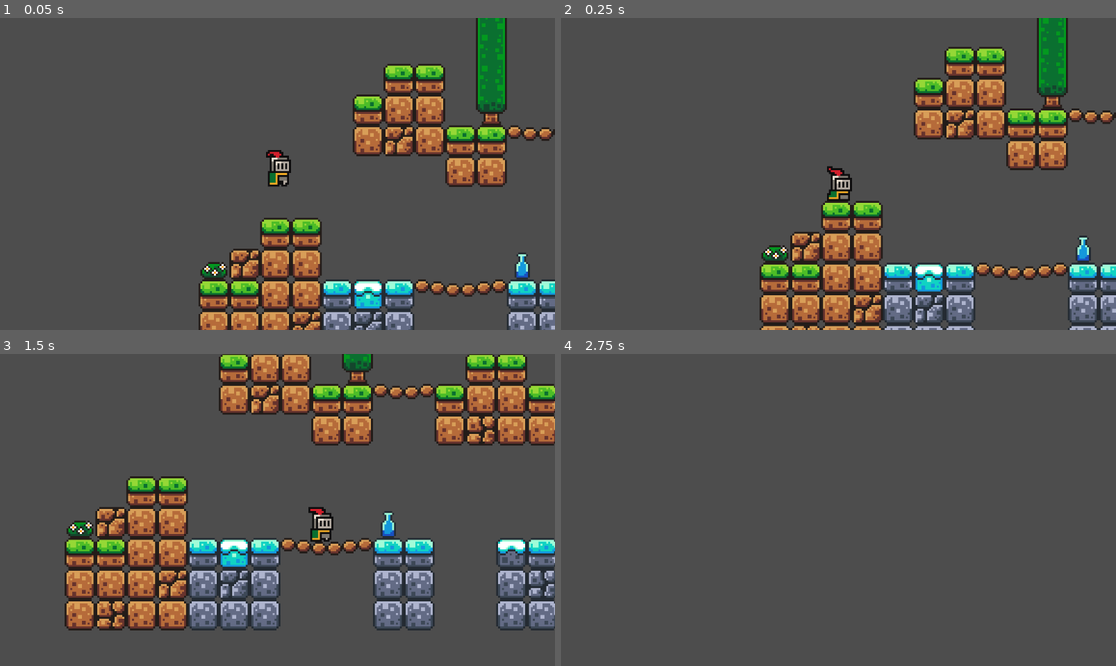
Above: before the commit, frames 1-4 (two rows, left to right).
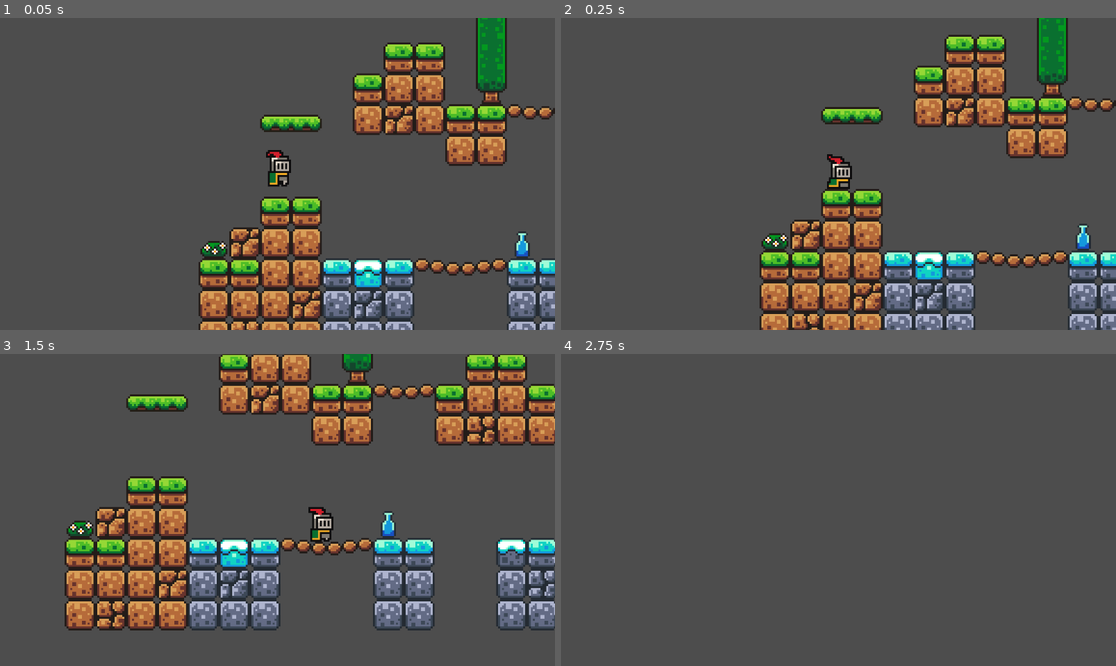
Above: after the commit, the same moments.

Repository: kuroiarashi/hello-godot
Game: Godot game, scene res://scenes/game.tscn
Two runs of this game, one before a commit and one after it. Both use one fixed random seed, a clock stepped at 60 frames per second and the inputs below.
Inputs:
- Up to frame 1 (0.05 s): no input
- Up to frame 2 (0.25 s): no input
- Up to frame 3 (1.5 s): tap Enter (ui_accept) at 0.5, 0.77 s; hold Right (ui_right) from 0.53 s (still down)
- Up to frame 4 (2.75 s): tap Enter (ui_accept) at 1.52 s; release Right (ui_right) at 2.03 s; hold Left (ui_left) from 2.03 s (still down)

The runs differ from the first frame. In frame 1, 22% of the frame differs, in the area x 35-100%, y 0-100%; in frame 2, 22%; in frame 3, 0.6%; in frame 4, nothing differs.

Commit message:
Added stationary and moving platforms to World 1.0

Diff:
--- a/scenes/game.tscn
+++ b/scenes/game.tscn
@@ -1,7 +1,8 @@
-[gd_scene load_steps=5 format=3 uid="uid://crtetq70crfex"]
+[gd_scene load_steps=9 format=3 uid="uid://crtetq70crfex"]
 
 [ext_resource type="PackedScene" uid="uid://dkyw54v7l2ub7" path="res://scenes/player.tscn" id="1_uvvy2"]
 [ext_resource type="Texture2D" uid="uid://4scdx87g7eae" path="res://assets/sprites/world_tileset.png" id="2_5ss1h"]
+[ext_resource type="PackedScene" uid="uid://btyrer0tvplqi" path="res://scenes/platform.tscn" id="3_xff0t"]
 
 [sub_resource type="TileSetAtlasSource" id="TileSetAtlasSource_ynqm2"]
 texture = ExtResource("2_5ss1h")
@@ -407,18 +408,69 @@
 physics_layer_0/collision_layer = 1
 sources/0 = SubResource("TileSetAtlasSource_ynqm2")
 
+[sub_resource type="Animation" id="Animation_sxd2v"]
+resource_name = "move"
+length = 1.5
+loop_mode = 2
+tracks/0/type = "value"
+tracks/0/imported = false
+tracks/0/enabled = true
+tracks/0/path = NodePath(".:position")
+tracks/0/interp = 1
+tracks/0/loop_wrap = true
+tracks/0/keys = {
+"times": PackedFloat32Array(0, 1.5),
+"transitions": PackedFloat32Array(1, 1),
+"update": 0,
+"values": [Vector2(400, 69), Vector2(495, 69)]
+}
+
+[sub_resource type="Animation" id="Animation_oae0w"]
+length = 0.001
+tracks/0/type = "value"
+tracks/0/imported = false
+tracks/0/enabled = true
+tracks/0/path = NodePath(".:position")
+tracks/0/interp = 1
+tracks/0/loop_wrap = true
+tracks/0/keys = {
+"times": PackedFloat32Array(0),
+"transitions": PackedFloat32Array(1),
+"update": 0,
+"values": [Vector2(400, 69)]
+}
+
+[sub_resource type="AnimationLibrary" id="AnimationLibrary_8goqn"]
+_data = {
+"RESET": SubResource("Animation_oae0w"),
+"move": SubResource("Animation_sxd2v")
+}
+
 [node name="Game" type="Node2D"]
 
 [node name="TileMap" type="TileMap" parent="."]
 tile_set = SubResource("TileSet_h6l7k")
 format = 2
-layer_0/tile_data = PackedInt32Array(262147, 0, 0, 262148, 0 …(1270 unchanged characters)… , 262166, 262144, 0, 262167, 262144, 0, 262174, 131072, 2, 262175, 131072, 0, 327710, 131072, 1, 393246, 131072, 1, 524318, 131072, 1, 524319, 131072, 1, 524320, 131072, 1, 524321, 131072, 1, 458783, 131072, 1, 458784, 131072, 1, 458785, 131072, 1, 393247, 131072, 1, 393249, 131072, 1, 458782, 196608, 1, 393248, 196608, 1, 327711, 196608, 0, 393224, 589824, 0, 393225, 655360, 0, 393226, 720896, 0, 65547, 589824, 0, 65548, 720896, 0, 327682, 65536, 0, 10, 0, 5, -65526, 0, 4, -131062, 0, 4, -196598, 0, 3, 327691, 0, 8, 65554, 524288, 6, 65555, 327680, 5, 19, 327680, 4, -65517, 327680, 3, 196629, 327680, 7, 327712, 65536, 4, 327681, 65536, 6)
+layer_0/tile_data = PackedInt32Array(262147, 0, 0, 262148, 0 …(1270 unchanged characters)… , 262166, 262144, 0, 262167, 262144, 0, 393224, 589824, 0, 393225, 655360, 0, 393226, 720896, 0, 65547, 589824, 0, 65548, 720896, 0, 327682, 65536, 0, 10, 0, 5, -65526, 0, 4, -131062, 0, 4, -196598, 0, 3, 327691, 0, 8, 65554, 524288, 6, 65555, 327680, 5, 19, 327680, 4, -65517, 327680, 3, 196629, 327680, 7, 327681, 65536, 6, 327712, 131072, 1, 393248, 131072, 1, 458784, 196608, 1, 524320, 131072, 1, 393249, 131072, 1, 458785, 131072, 1, 524321, 131072, 1, 262176, 131072, 2, 262177, 131072, 0, 327713, 196608, 0, 327714, 65536, 4, 393250, 196608, 1, 458786, 131072, 1, 524322, 131072, 1, 393251, 131072, 1, 458787, 131072, 1, 524323, 131072, 1)
 
 [node name="Player" parent="." instance=ExtResource("1_uvvy2")]
-position = Vector2(58, 46)
+z_index = 5
+position = Vector2(58, 57)
 
 [node name="Camera2D" type="Camera2D" parent="Player"]
 position = Vector2(-1, -5)
 rotation = -0.00580232
 zoom = Vector2(4, 4)
 position_smoothing_enabled = true
+
+[node name="Platform" parent="." instance=ExtResource("3_xff0t")]
+position = Vector2(64, 26)
+
+[node name="Platform2" parent="." instance=ExtResource("3_xff0t")]
+position = Vector2(400, 69)
+
+[node name="AnimationPlayer" type="AnimationPlayer" parent="Platform2"]
+libraries = {
+"": SubResource("AnimationLibrary_8goqn")
+}
+autoplay = "move"
--- /dev/null
+++ b/scenes/platform.tscn
@@ -0,0 +1,17 @@
+[gd_scene load_steps=3 format=3 uid="uid://btyrer0tvplqi"]
+
+[ext_resource type="Texture2D" uid="uid://dbay3ph42pff1" path="res://assets/sprites/platforms.png" id="1_xkbh4"]
+
+[sub_resource type="RectangleShape2D" id="RectangleShape2D_yilp4"]
+size = Vector2(32, 8)
+
+[node name="Platform" type="AnimatableBody2D"]
+
+[node name="Sprite2D" type="Sprite2D" parent="."]
+texture = ExtResource("1_xkbh4")
+region_enabled = true
+region_rect = Rect2(16, 0, 32, 9)
+
+[node name="CollisionShape2D" type="CollisionShape2D" parent="."]
+shape = SubResource("RectangleShape2D_yilp4")
+one_way_collision = true
